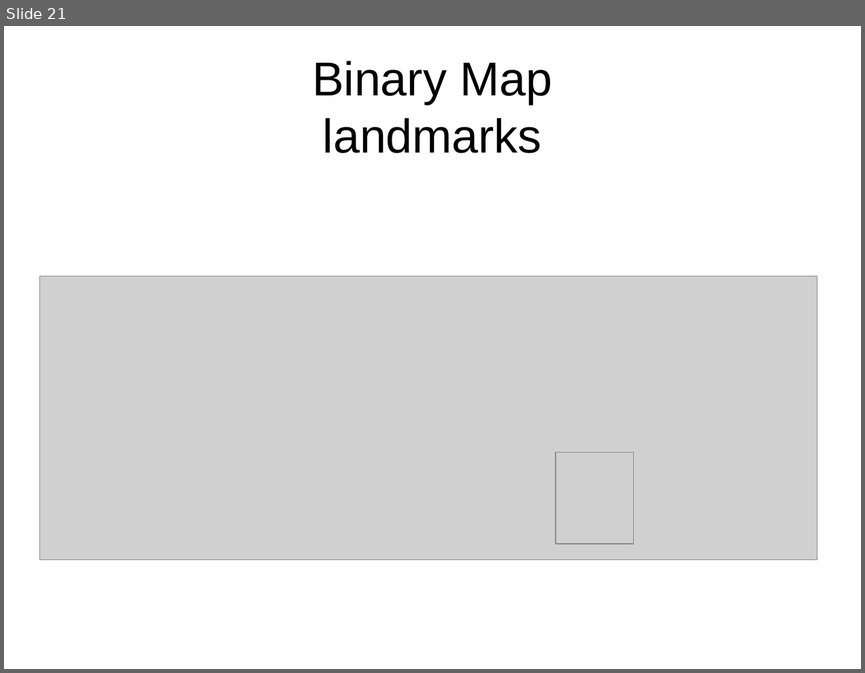
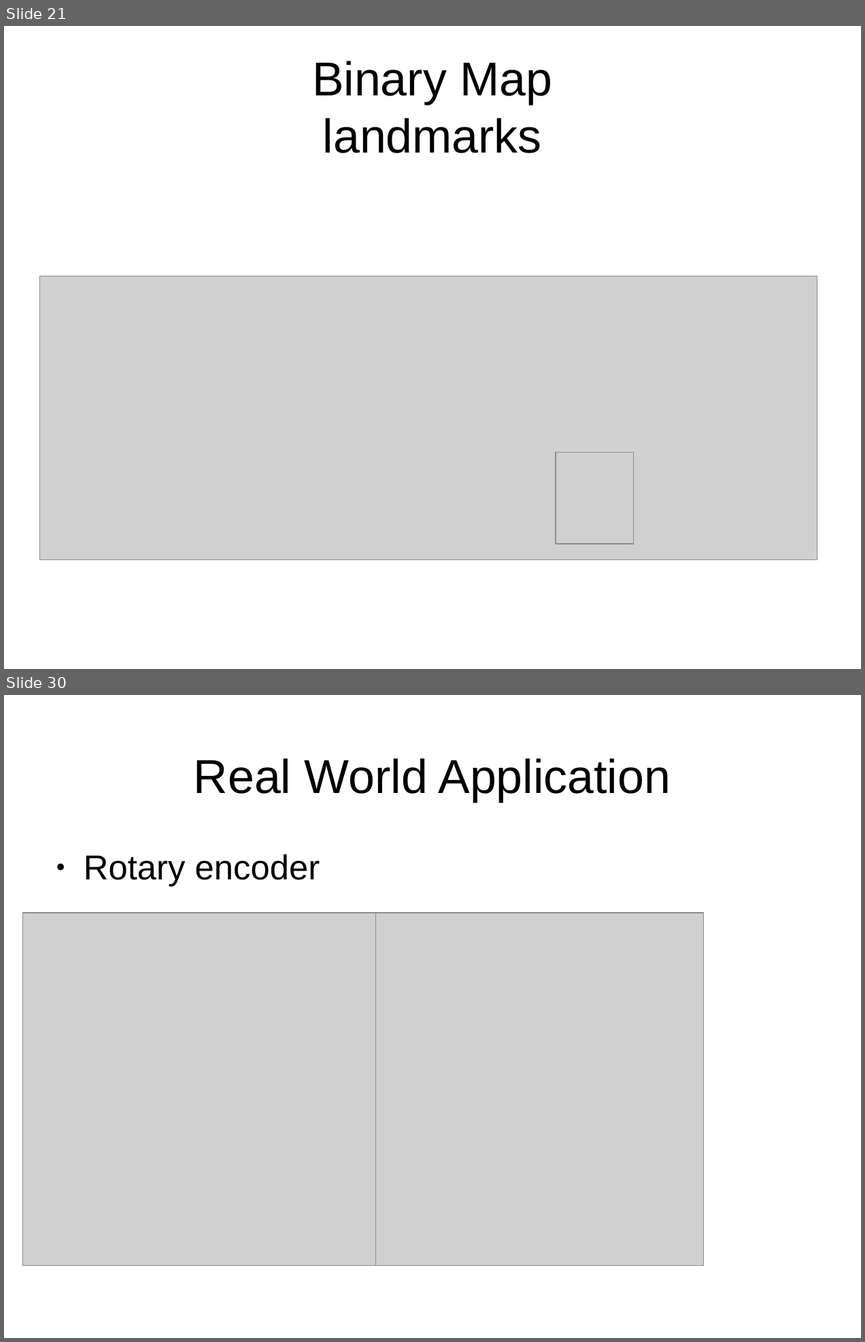
Before and after one commit to peterborkuti/english, a slide deck: robotlocalization/robotlocalization_02.odp. Shown one above the other, each under a label of ours: slide 21 before the commit, slides 21 and 30 after it; the slides between them are not shown. The pictures are 865x673 and 865x1342 pixels, drawn with LibreOffice and Linux fonts; fonts in the diff are those of the drawing; grey boxes stand for pictures. Boxes give left, top, right and bottom in pixels: in the first picture for what was removed or moved away, otherwise in the second. Text is boxed around its words. In the diff, an @@ line names an element or a change of style, - is before the commit and + after.

```diff
--- a/robotlocalization/robotlocalization_02.odp
+++ b/robotlocalization/robotlocalization_02.odp
@@ slide 30 added at (x1=4, y1=695, x2=861, y2=1338), background #FFFFFF @@
@@ title added at (x1=194, y1=758, x2=670, y2=802), 44 pt, text #000000 @@
+Real World Application
@@ text added at (x1=84, y1=854, x2=320, y2=887), 32 pt, text #000000 @@
+● Rotary encoder
@@ picture added at (x1=22, y1=913, x2=376, y2=1266) @@
@@ picture added at (x1=362, y1=913, x2=704, y2=1266) @@
```
Also in this commit, not shown: 1 slide changed, 18 other slides added, 1 other file.
